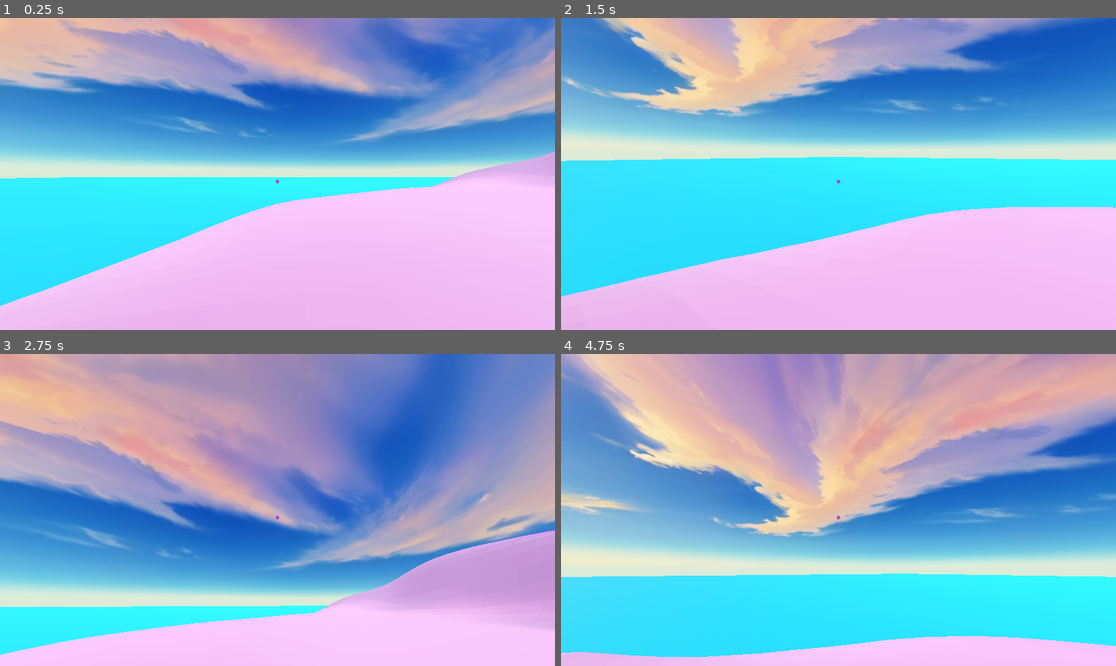
Above: before the commit, frames 1-4 (two rows, left to right).
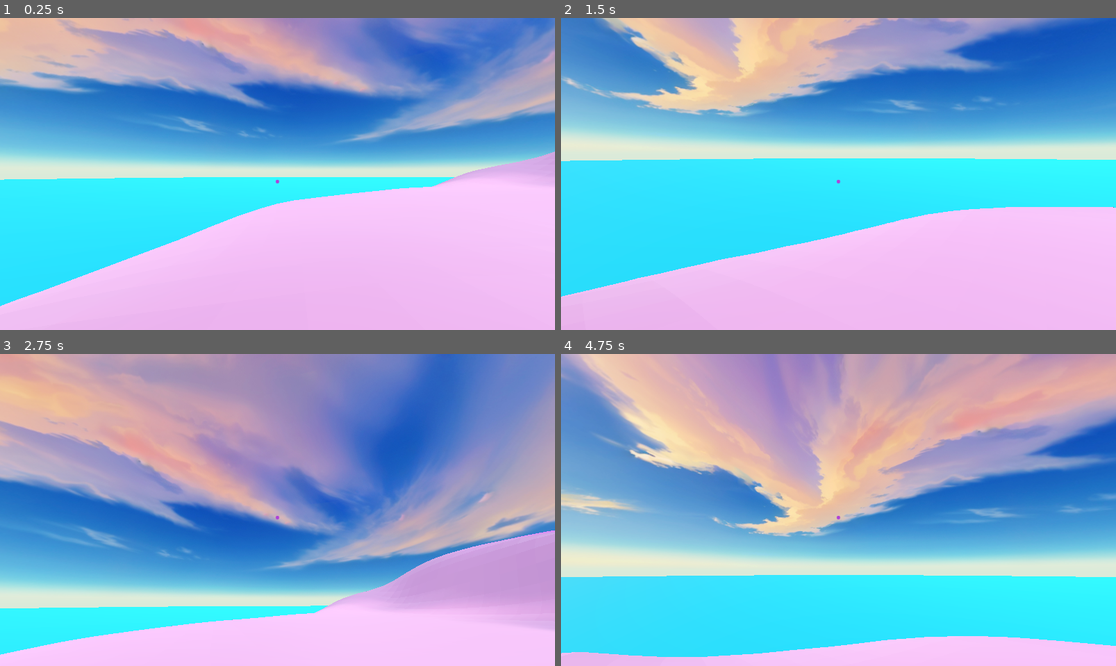
Above: after the commit, the same moments.

Repository: Maurice438361/SlimeClash
Game: Godot game, scene res://Scenes/world.tscn
The game is run twice, just before and just after one commit, with the same random seed, the same clock (stepped at 60 frames per second) and the same inputs.
Inputs (mouse positions are in pixels of both pictures, inside the frame that each line leads up to):
- Up to frame 1 (0.25 s): no input
- Up to frame 2 (1.5 s): tap Enter at 0.5 s; move the mouse to (866, 174) at 0.52 s; hold W (up) 0.53-1.28 s; tap P (free) at 0.6 s; click (866, 174) at 0.67 s; tap Space (jump) at 0.77 s; move the mouse to (727, 189) at 1.27 s; hold S (down) from 1.28 s (still down); tap H at 1.35 s
- Up to frame 3 (2.75 s): tap Space (jump) at 1.52 s; move the mouse to (333, 441) at 2.02 s; release S (down) at 2.03 s; hold D (right) from 2.03 s (still down); tap P (free) at 2.1 s
- Up to frame 4 (4.75 s): move the mouse to (832, 516) at 2.77 s; release D (right) at 2.78 s; hold W (up) 2.78-4.28 s; tap H at 2.85, 4.35 s; click (832, 516) at 2.92 s; tap Space (jump) at 3.02, 3.77, 4.52 s; move the mouse to (877, 513) at 3.52 s; tap P (free) at 3.6 s; move the mouse to (672, 463) at 4.27 s; hold A (left) from 4.28 s (still down)

The runs differ from the first frame. In frame 1, 0.1% of the frame differs, in the area x 0-34%, y 51-92%; in frame 2, 0.2%; in frame 3, less than 0.1%; in frame 4, 0.2%, in the area x 5-99%, y 70-72%.

Commit message:
Redoing ocean
Redesigned the ocean so that it looks like it is infinite when loaded into the scene, before it was clearly a square plane.

Diff:
--- a/slimeclash/Scenes/world.tscn
+++ b/slimeclash/Scenes/world.tscn
@@ -53,9 +53,9 @@
 [sub_resource type="StandardMaterial3D" id="StandardMaterial3D_5a7ea"]
 albedo_color = Color(0, 0.81161, 0.963242, 1)
 
-[sub_resource type="QuadMesh" id="QuadMesh_8j60k"]
-size = Vector2(100, 100)
-orientation = 1
+[sub_resource type="CylinderMesh" id="CylinderMesh_o06y3"]
+top_radius = 50.0
+height = 0.1
 
 [sub_resource type="ConcavePolygonShape3D" id="ConcavePolygonShape3D_fo5ed"]
 data = PackedVector3Array(50, 0, 50, -50, 0, 50, 50, 0, -50, -50, 0, 50, -50, 0, -50, 50, 0, -50)
@@ -104,9 +104,9 @@
 shape = SubResource("BoxShape3D_go701")
 
 [node name="MeshOcean" type="MeshInstance3D" parent="map_borders"]
-transform = Transform3D(2, 0, 0, 0, 1, 0, 0, 0, 2, -0.0888596, -0.1, -0.173302)
+transform = Transform3D(2, 0, 0, 0, 1, 0, 0, 0, 2, -0.0888596, -0.154342, -0.173302)
 material_override = SubResource("StandardMaterial3D_5a7ea")
-mesh = SubResource("QuadMesh_8j60k")
+mesh = SubResource("CylinderMesh_o06y3")
 
 [node name="StaticBody3D" type="StaticBody3D" parent="map_borders/MeshOcean"]
 
